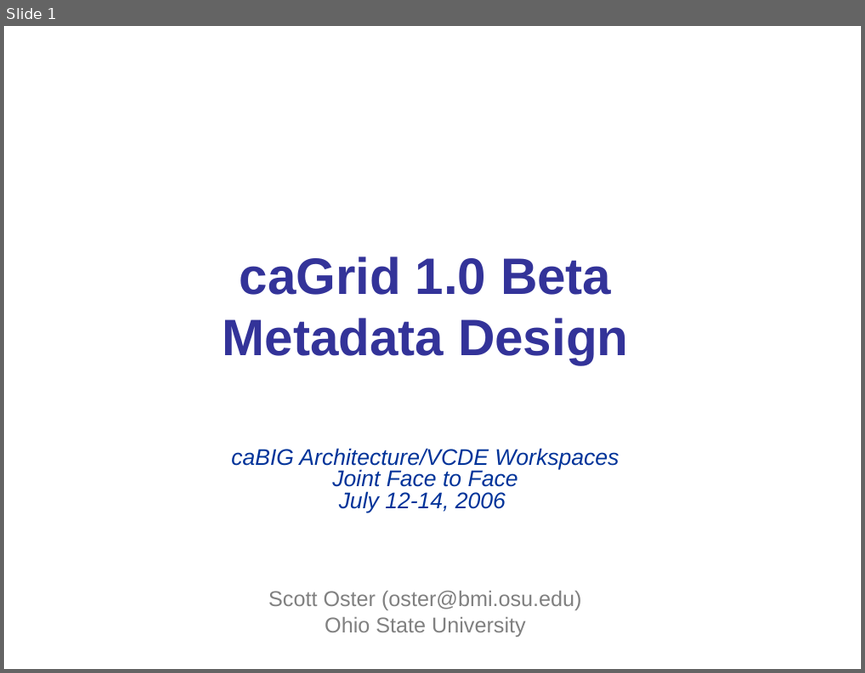
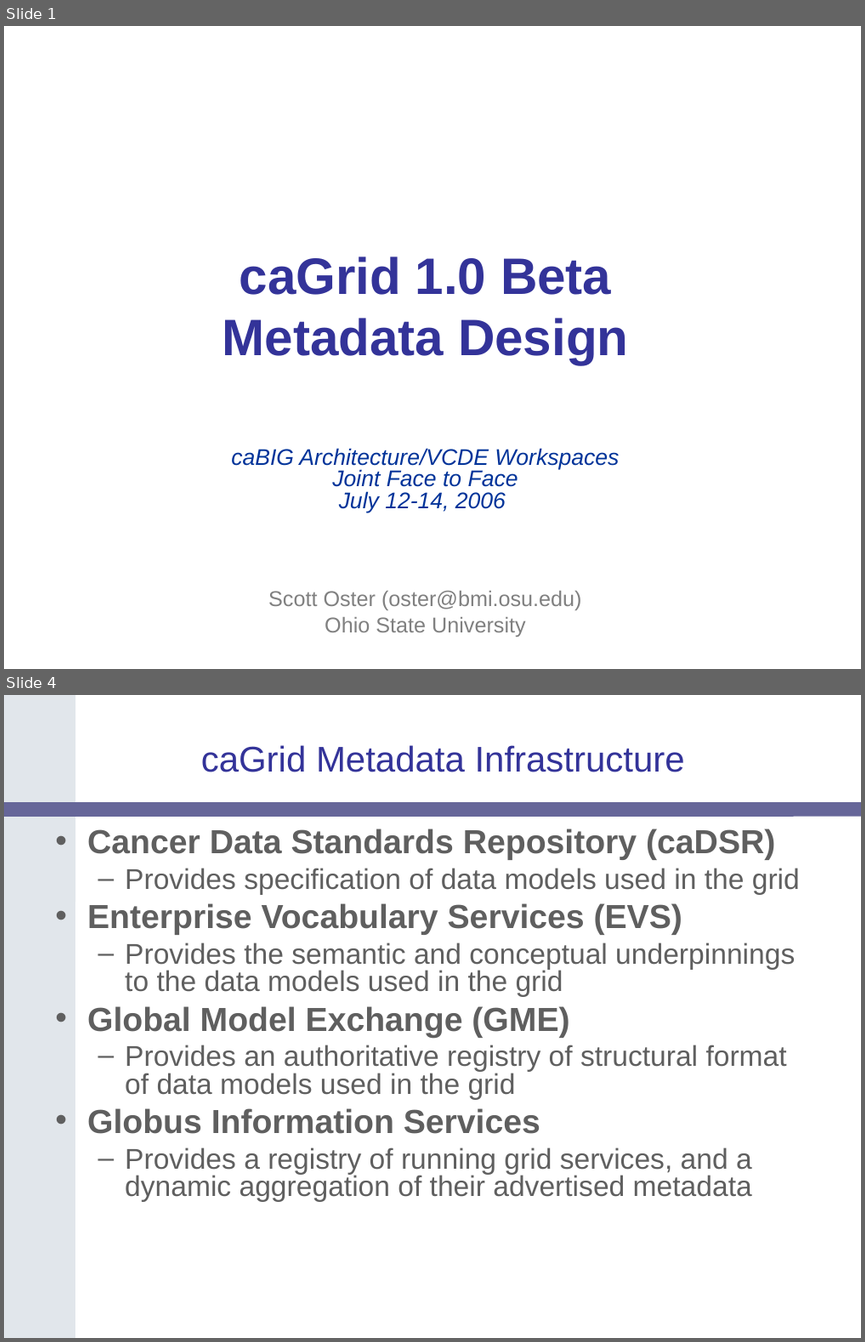
Before and after one commit to NCIP/cagrid-docs, a slide deck: presentations/200607_VCDE_ARCH/caGrid-1.0_Beta_Metadata.ppt. Shown one above the other, each under a label of ours: slide 1 before the commit, slides 1 and 4 after it; the slides between them are not shown. The pictures are 865x673 and 865x1342 pixels, drawn with LibreOffice and Linux fonts; fonts in the diff are those of the drawing; background and template pictures are left out. Boxes give left, top, right and bottom in pixels: in the first picture for what was removed or moved away, otherwise in the second. Text is boxed around its words. In the diff, an @@ line names an element or a change of style, - is before the commit and + after.

```diff
--- a/presentations/200607_VCDE_ARCH/caGrid-1.0_Beta_Metadata.ppt
+++ b/presentations/200607_VCDE_ARCH/caGrid-1.0_Beta_Metadata.ppt
@@ slide 4 added at <box>4,695,861,1338</box>, background #FFFFFF @@
@@ freeform shape added at <box>4,695,75,1338</box>, fill #E1E6EB @@
@@ title added at <box>201,745,685,772</box>, 30 pt, text #333399 @@
+caGrid Metadata Infrastructure
@@ rounded rectangle added at <box>4,802,861,817</box>, fill #666699 @@
@@ text added at <box>87,828,800,1202</box>, 24 pt, text #5F5F5F @@
+• Cancer Data Standards Repository (caDSR)
+  – Provides specification of data models used in the grid
+• Enterprise Vocabulary Services (EVS)
+  – Provides the semantic and conceptual underpinnings to the data models used in the grid
+• Global Model Exchange (GME)
+  – Provides an authoritative registry of structural format of data models used in the grid
+• Globus Information Services
+  – Provides a registry of running grid services, and a dynamic aggregation of their advertised metadata
```
Also in this commit, not shown: 41 other slides added, 1 slide removed.
